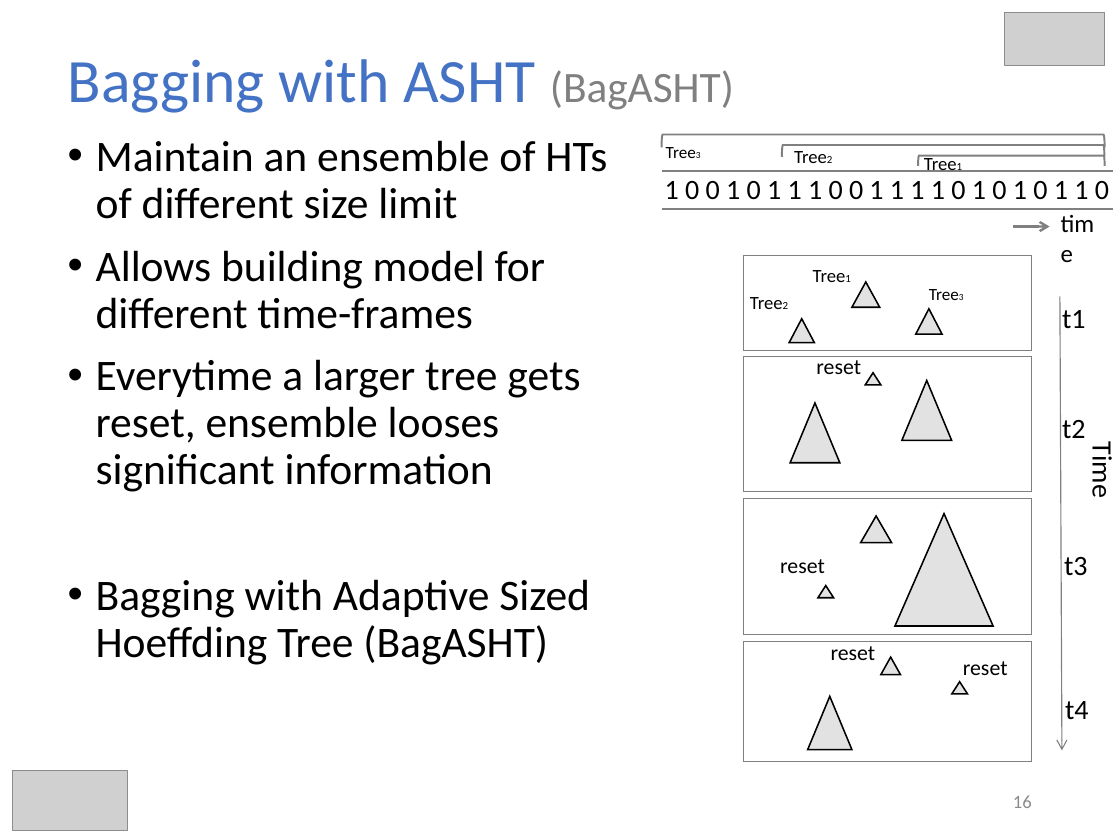
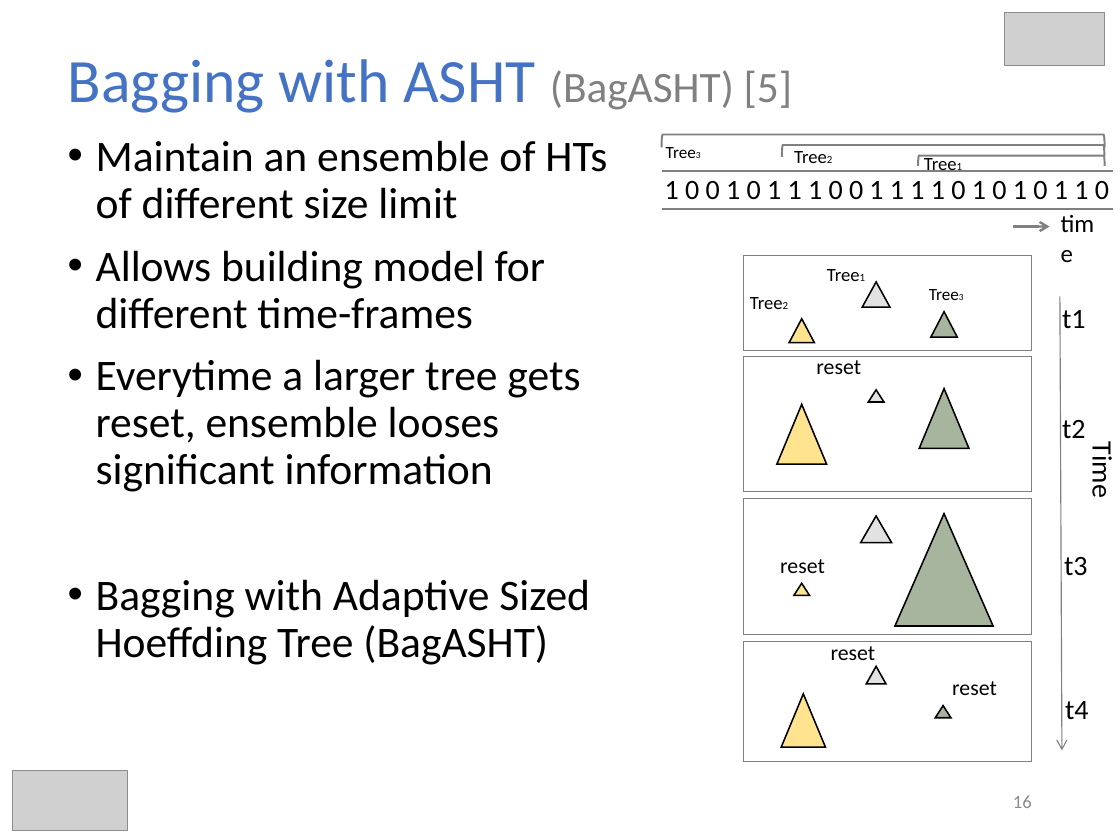
Before and after one commit to hmsgit/minestream, a slide deck: slide 16 of presentation/thesis.pptx. Drawn at 1120x840 pixels with LibreOffice and Linux fonts; fonts in the diff are those of the drawing; grey boxes stand for pictures. Boxes give left, top, right and bottom in pixels: in the first picture for what was removed or moved away, otherwise in the second. Text is boxed around its words. In the diff, an @@ line names an element or a change of style, - is before the commit and + after.

```diff
--- a/presentation/thesis.pptx
+++ b/presentation/thesis.pptx
@@ title at [68,59,793,113]: text changed @@
-Bagging with ASHT (BagASHT)
+Bagging with ASHT (BagASHT) [5]
@@ text "Tree1": place and size @@
-text "Tree1" at [802,259,877,292]
+text "Tree1" at [816,258,892,291]
@@ triangle: place and size @@
-triangle at [852,282,880,308]
+triangle at [862,282,890,308]
@@ triangle: place and size @@
-triangle at [916,309,942,335]
+triangle at [931,311,956,337]
@@ triangle: place and size @@
-triangle at [902,381,951,440]
+triangle at [920,389,969,448]
@@ triangle: place and size @@
-triangle at [790,403,839,463]
+triangle at [777,404,827,464]
@@ triangle: place and size @@
-triangle at [866,373,881,385]
+triangle at [868,390,884,402]
@@ triangle: place and size @@
-triangle at [818,586,833,598]
+triangle at [794,584,810,596]
@@ triangle: place and size @@
-triangle at [880,657,900,675]
+triangle at [866,666,886,684]
@@ text "reset": place and size @@
-text "reset" at [963,661,1008,675]
+text "reset" at [952,681,997,695]
@@ fill #BFBFBF at 44% opacity to #FFC000 at 44% opacity in 4 elements at [790,319,815,343], [777,404,827,464], [794,584,810,596], [781,694,825,748] @@
@@ triangle: place and size @@
-triangle at [808,697,852,750]
+triangle at [781,694,825,748]
@@ fill #BFBFBF at 44% opacity to #385723 at 44% opacity in 4 elements at [895,514,993,626], [931,311,956,337], [920,389,969,448], [935,706,951,718] @@
@@ triangle: place and size @@
-triangle at [952,682,968,694]
+triangle at [935,706,951,718]
```
Also in this commit, not shown: 6 other slides changed, 9 slides added, 4 slides removed, 15 other files.
